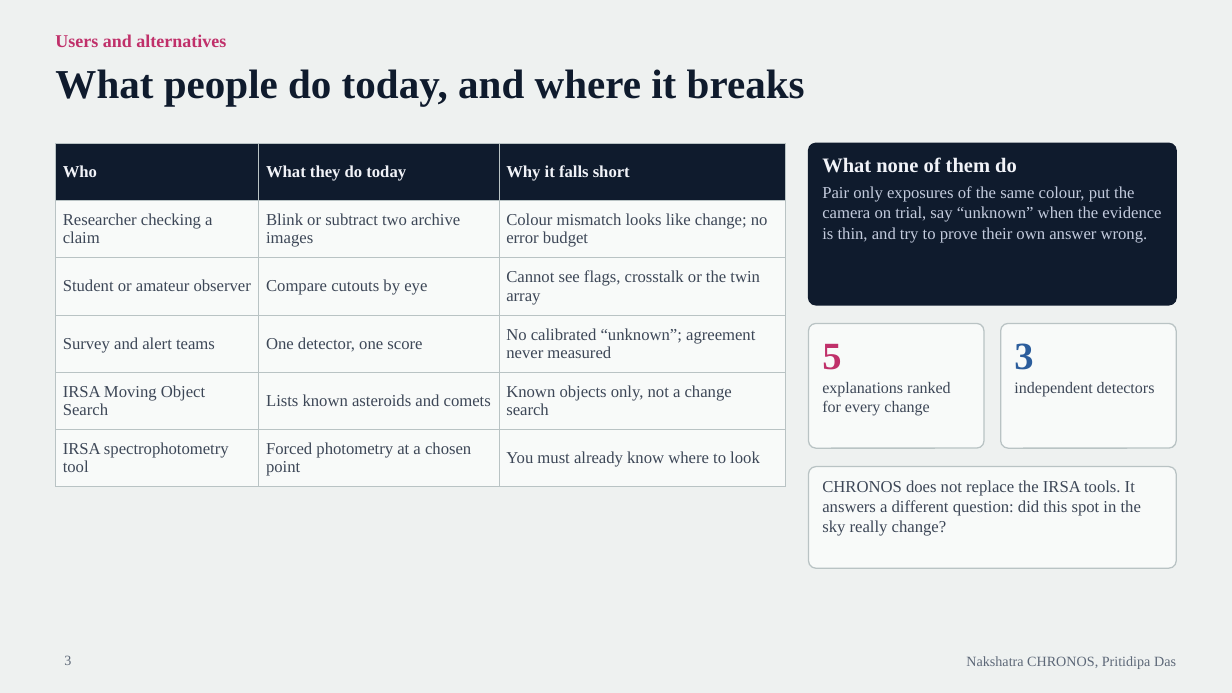
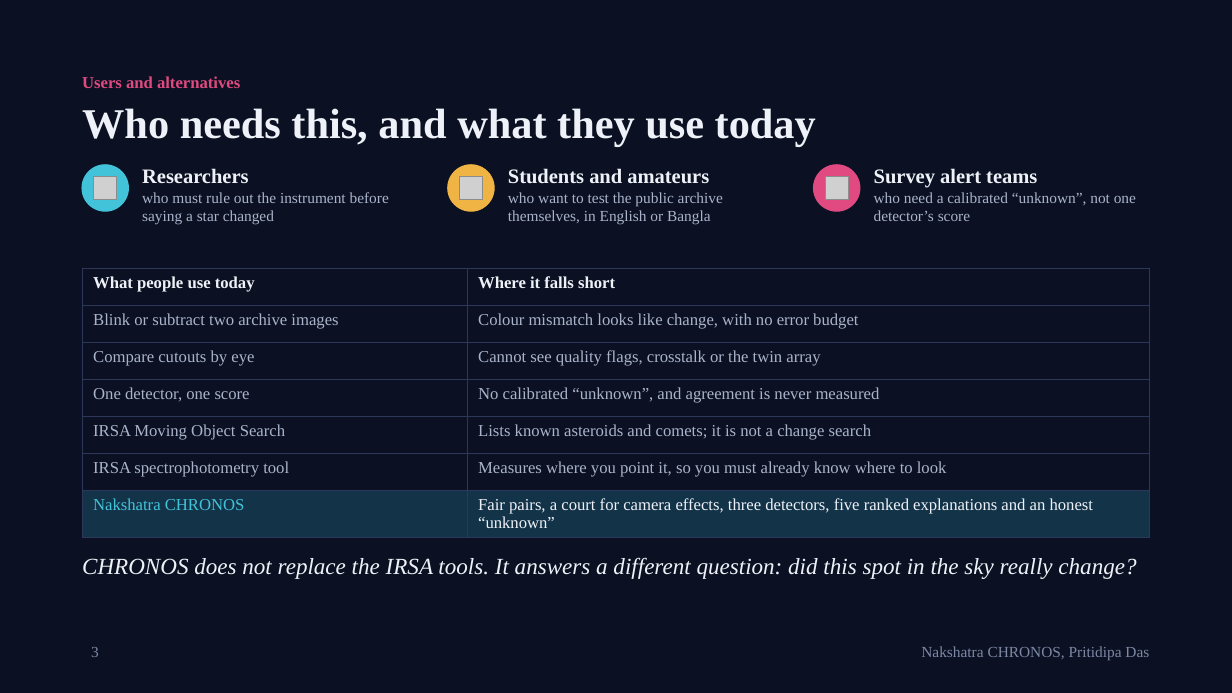
Before and after one commit to PRITIDIPADAS/nakshatra-chronus, a slide deck: slide 3 of site/media/Nakshatra_CHRONOS.pptx. Drawn at 1232x693 pixels with LibreOffice and Linux fonts; fonts in the diff are those of the drawing; grey boxes stand for pictures. Boxes give left, top, right and bottom in pixels: in the first picture for what was removed or moved away, otherwise in the second. Text is boxed around its words. In the diff, an @@ line names an element or a change of style, - is before the commit and + after.

Commit message:
Score the preregistered holdout test and adopt the sky-aware rule for noisy fields
Five of six held-out fields completed; all four predictions held. By the decision
rule committed before the run, fields whose sky scatters at least twice the
pipeline noise now report the sky-aware rule, with the primary rule beside it.
Corona Australis stopped after 10 of 25 field checks and does not count.

Also: scripts/evaluate_holdout.py, the kept run log, result tables in the
preregistration, README, limits and site, and a redesigned slide deck.

```diff
--- a/site/media/Nakshatra_CHRONOS.pptx
+++ b/site/media/Nakshatra_CHRONOS.pptx
@@ background #EEF1F0 to #0B1122 @@
@@ text "Users and alternatives" moved from (x1=55, y1=34, x2=226, y2=47) to (x1=82, y1=76, x2=240, y2=88) @@
@@ text "Users and alternatives" at (x1=82, y1=76, x2=240, y2=88): size 14 to 13 pt, text colour #C0306A to #E04A80 @@
@@ title at (x1=82, y1=108, x2=816, y2=147): text changed; size 32 to 33 pt; text colour #0F1B2D to #EEF1F7 @@
-What people do today, and where it breaks
+Who needs this, and what they use today
@@ rounded rectangle removed at (x1=809, y1=143, x2=1177, y2=305) @@
@@ ellipse added at (x1=82, y1=165, x2=128, y2=211), fill #43C3D9, outline #43C3D9 1 pt @@
@@ picture added at (x1=93, y1=177, x2=116, y2=200) @@
@@ text added at (x1=142, y1=168, x2=389, y2=225), 12 pt, text #A9B3CA @@
+Researchers
+who must rule out the instrument before saying a star changed
@@ ellipse added at (x1=448, y1=165, x2=494, y2=211), fill #F0B444, outline #F0B444 1 pt @@
@@ picture added at (x1=459, y1=177, x2=482, y2=200) @@
@@ text added at (x1=508, y1=168, x2=723, y2=225), 12 pt, text #A9B3CA @@
+Students and amateurs
+who want to test the public archive themselves, in English or Bangla
@@ ellipse added at (x1=814, y1=165, x2=860, y2=211), fill #E04A80, outline #E04A80 1 pt @@
@@ text removed at (x1=822, y1=157, x2=1161, y2=242) @@
-What none of them do
-Pair only exposures of the same colour, put the camera on trial, say “unknown” when the evidence is thin, and try to prove their own answer wrong.
@@ picture added at (x1=825, y1=177, x2=848, y2=200) @@
@@ text added at (x1=874, y1=168, x2=1136, y2=221), 12 pt, text #A9B3CA @@
+Survey alert teams
+who need a calibrated “unknown”, not one detector’s score
@@ table at (x1=82, y1=268, x2=1151, y2=532) @@
-Who | What they do today | Why it falls short
-Researcher checking a claim | Blink or subtract two archive images | Colour mismatch looks like change; no error budget
-Student or amateur observer | Compare cutouts by eye | Cannot see flags, crosstalk or the twin array
-Survey and alert teams | One detector, one score | No calibrated “unknown”; agreement never measured
-IRSA Moving Object Search | Lists known asteroids and comets | Known objects only, not a change search
-IRSA spectrophotometry tool | Forced photometry at a chosen point | You must already know where to look
+What people use today | Where it falls short
+Blink or subtract two archive images | Colour mismatch looks like change, with no error budget
+Compare cutouts by eye | Cannot see quality flags, crosstalk or the twin array
+One detector, one score | No calibrated “unknown”, and agreement is never measured
+IRSA Moving Object Search | Lists known asteroids and comets; it is not a change search
+IRSA spectrophotometry tool | Measures where you point it, so you must already know where to look
+Nakshatra CHRONOS | Fair pairs, a court for camera effects, three detectors, five ranked explanations and an honest “unknown”
@@ table resized from (x1=55, y1=143, x2=786, y2=480) to (x1=82, y1=268, x2=1151, y2=532) @@
@@ rounded rectangle removed at (x1=809, y1=323, x2=984, y2=448) @@
@@ rounded rectangle removed at (x1=1001, y1=323, x2=1177, y2=448) @@
@@ text removed at (x1=822, y1=344, x2=951, y2=416) @@
-5
-explanations ranked for every change
@@ text removed at (x1=1014, y1=343, x2=1155, y2=397) @@
-3
-independent detectors
@@ rounded rectangle removed at (x1=809, y1=467, x2=1177, y2=568) @@
@@ text "CHRONOS does not replace the ..." moved from (x1=822, y1=480, x2=1141, y2=536) to (x1=82, y1=557, x2=1136, y2=579) @@
@@ text "CHRONOS does not replace the ..." at (x1=82, y1=557, x2=1136, y2=579): size 13 to 18 pt, text colour #3D4757 to #EEF1F7, italic on @@
@@ page number moved from (x1=64, y1=655, x2=71, y2=665) to (x1=91, y1=647, x2=99, y2=657) @@
@@ page number at (x1=91, y1=647, x2=99, y2=657): size 11 to 12 pt, text colour #5D6878 to #7D88A6 @@
@@ text "Nakshatra CHRONOS, Pritidipa Das" at (x1=921, y1=646, x2=1149, y2=660): size 11 to 12 pt, text colour #5D6878 to #7D88A6 @@
@@ text "Nakshatra CHRONOS, Pritidipa Das" moved from (x1=966, y1=656, x2=1176, y2=669) to (x1=921, y1=646, x2=1149, y2=660) @@
```
Also in this commit, not shown: 9 other slides changed, 26 other files.
